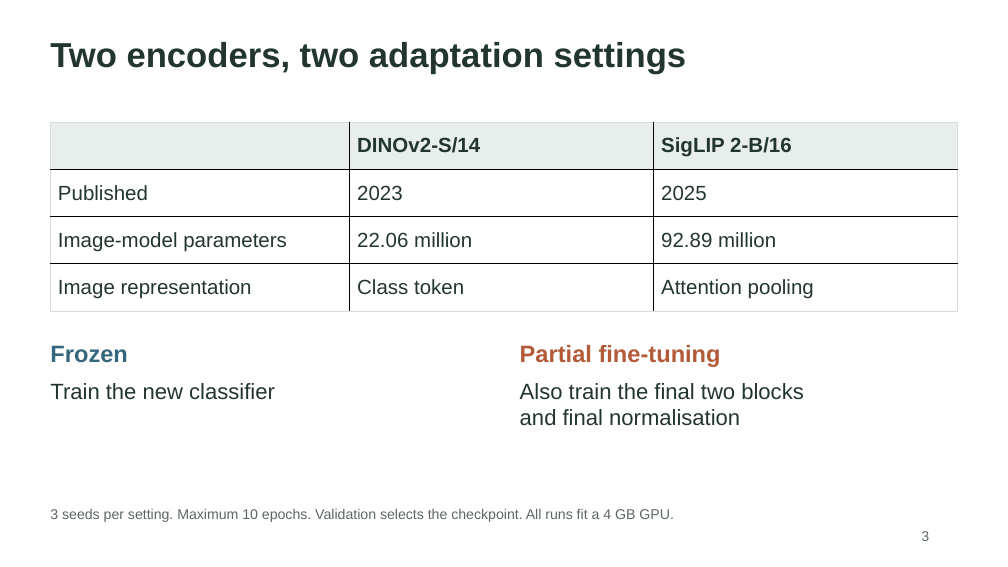
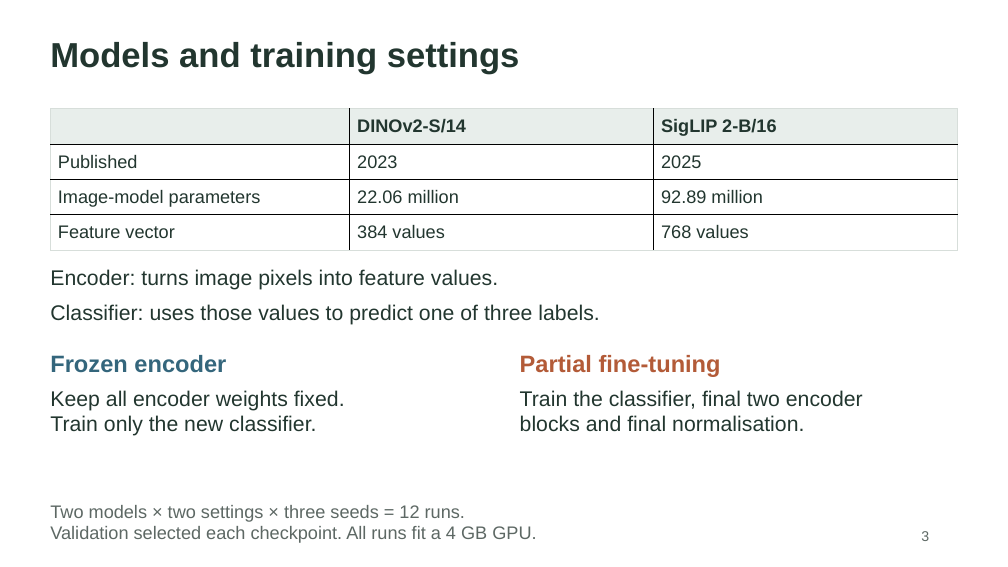
Before and after one commit to A1Prep/beans-vit-study-2026, a slide deck: slide 3 of report/presentation/bean_leaf_presentation.pptx. Drawn at 1008x567 pixels with LibreOffice and Linux fonts; fonts in the diff are those of the drawing. Boxes give left, top, right and bottom in pixels: in the first picture for what was removed or moved away, otherwise in the second. Text is boxed around its words. In the diff, an @@ line names an element or a change of style, - is before the commit and + after.

```diff
--- a/report/presentation/bean_leaf_presentation.pptx
+++ b/report/presentation/bean_leaf_presentation.pptx
@@ text at bbox=[50, 42, 520, 74]: text changed @@
-Two encoders, two adaptation settings
+Models and training settings
@@ table at bbox=[51, 109, 958, 251] @@
-row 4: Image representation | Class token | Attention pooling
+row 4: Feature vector | 384 values | 768 values
@@ size 19.5 to 17.2 pt in "DINOv2-S/14", "SigLIP 2-B/16", "Published", "2023" and 4 more places @@
@@ table: place and size @@
-table at bbox=[51, 122, 958, 311]
+table at bbox=[51, 109, 958, 251]
@@ text added at bbox=[50, 269, 498, 290], 20.2 pt, text #22362F @@
+Encoder: turns image pixels into feature values.
@@ text added at bbox=[50, 304, 599, 325], 20.2 pt, text #22362F @@
+Classifier: uses those values to predict one of three labels.
@@ text at bbox=[50, 355, 226, 373]: text changed @@
-Frozen
+Frozen encoder
@@ text "Partial fine-tuning": place and size @@
-text "Partial fine-tuning" at bbox=[520, 345, 721, 367]
+text "Partial fine-tuning" at bbox=[520, 355, 721, 377]
@@ text at bbox=[50, 390, 345, 436]: text changed; size 21 to 20.2 pt @@
-Train the new classifier
+Keep all encoder weights fixed.
+Train only the new classifier.
@@ text at bbox=[520, 390, 863, 431]: text changed; size 21 to 20.2 pt @@
-Also train the final two blocks
-and final normalisation
+Train the classifier, final two encoder
+blocks and final normalisation.
@@ text at bbox=[50, 505, 536, 543]: text changed; size 13.5 to 17.2 pt @@
-3 seeds per setting. Maximum 10 epochs. Validation selects the checkpoint. All runs fit a 4 GB GPU.
+Two models × two settings × three seeds = 12 runs.
+Validation selected each checkpoint. All runs fit a 4 GB GPU.
```
Also in this commit, not shown: 10 other slides changed, 12 other files.
